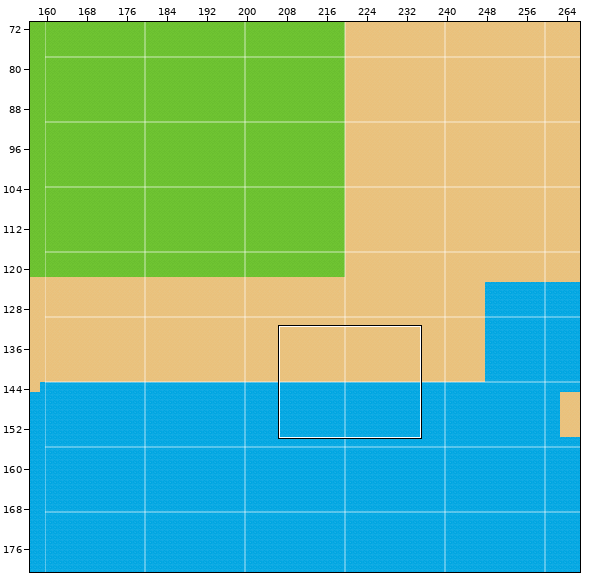
A Tiled map gets an edit: data/world000.tmx. The first picture is a wide view before the edit; the outline marks the close-up.
Close-up. Before the edit:
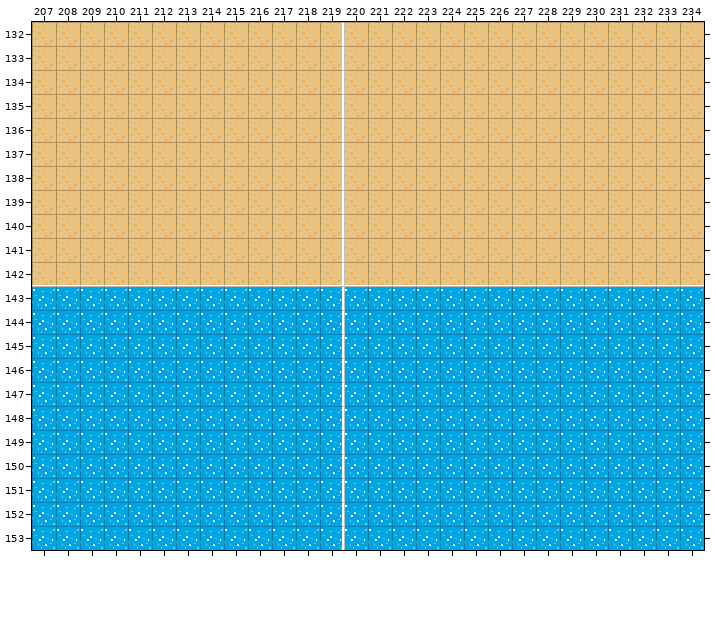
Cells are 16x16 px. Shown: x 207..234, y 132..153. The commit also changed other parts of the map, which this record leaves out.
Now the later version:
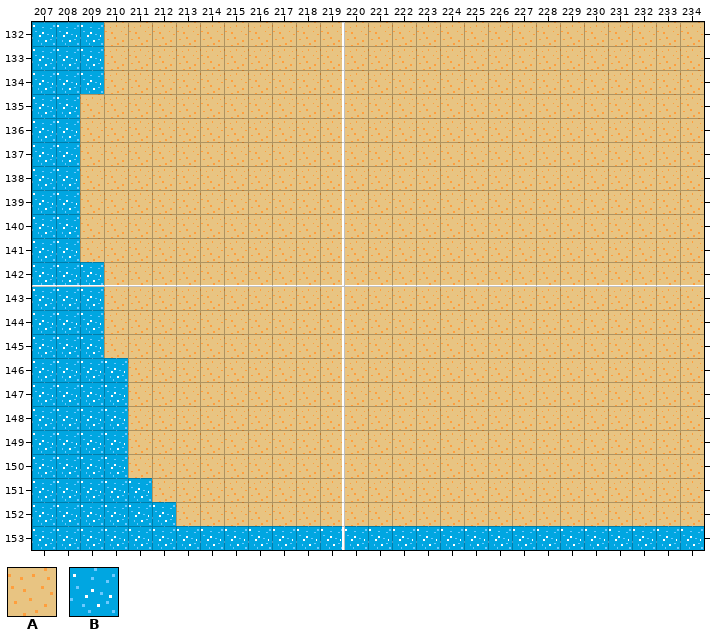
Key: from "bg": A 1, B 2.
_ is an empty cell, . an unchanged one.
Difference:
--- layer "background"
@@ x 207..234 @@
-132 AAA.........................
-133 AAA.........................
-134 AAA.........................
-135 AA..........................
-136 AA..........................
-137 AA..........................
-138 AA..........................
-139 AA..........................
-140 AA..........................
-141 AA..........................
-142 AAA.........................
-143 ...BBBBBBBBBBBBBBBBBBBBBBBBB
-144 ...BBBBBBBBBBBBBBBBBBBBBBBBB
-145 ...BBBBBBBBBBBBBBBBBBBBBBBBB
-146 ....BBBBBBBBBBBBBBBBBBBBBBBB
-147 ....BBBBBBBBBBBBBBBBBBBBBBBB
-148 ....BBBBBBBBBBBBBBBBBBBBBBBB
-149 ....BBBBBBBBBBBBBBBBBBBBBBBB
-150 ....BBBBBBBBBBBBBBBBBBBBBBBB
-151 .....BBBBBBBBBBBBBBBBBBBBBBB
-152 ......BBBBBBBBBBBBBBBBBBBBBB
+132 BBB.........................
+133 BBB.........................
+134 BBB.........................
+135 BB..........................
+136 BB..........................
+137 BB..........................
+138 BB..........................
+139 BB..........................
+140 BB..........................
+141 BB..........................
+142 BBB.........................
+143 ...AAAAAAAAAAAAAAAAAAAAAAAAA
+144 ...AAAAAAAAAAAAAAAAAAAAAAAAA
+145 ...AAAAAAAAAAAAAAAAAAAAAAAAA
+146 ....AAAAAAAAAAAAAAAAAAAAAAAA
+147 ....AAAAAAAAAAAAAAAAAAAAAAAA
+148 ....AAAAAAAAAAAAAAAAAAAAAAAA
+149 ....AAAAAAAAAAAAAAAAAAAAAAAA
+150 ....AAAAAAAAAAAAAAAAAAAAAAAA
+151 .....AAAAAAAAAAAAAAAAAAAAAAA
+152 ......AAAAAAAAAAAAAAAAAAAAAA
Pixel boxes of the changes (left, top, right, bottom) in both close-ups:
changed: (32, 22, 704, 526)
